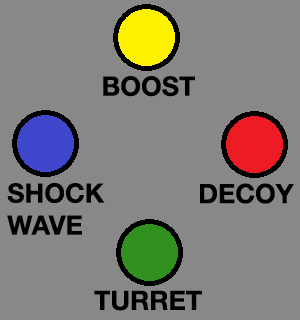
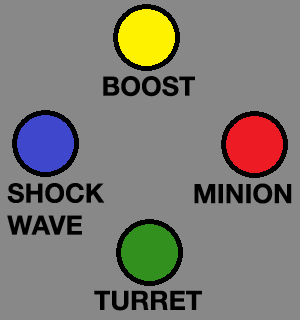
Two versions of the same layered image (300x320). Layer-by-layer changes:
renamed "DECOY" to "MINION", painted on it over [194, 183, 294, 204]
